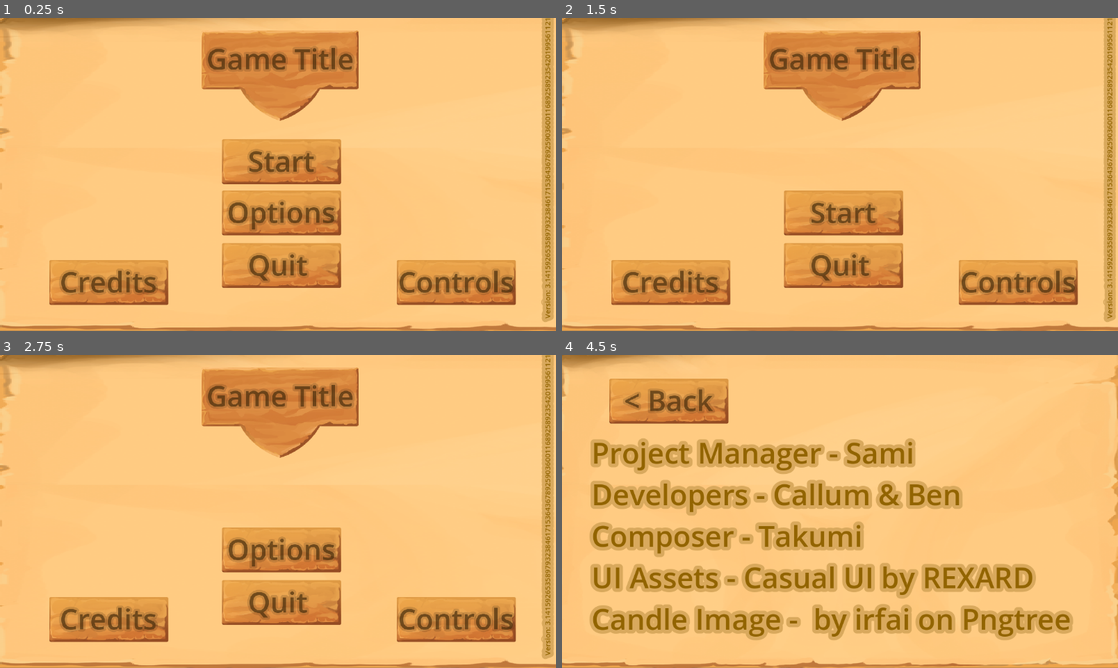
Above: before the commit, frames 1-4 (two rows, left to right).
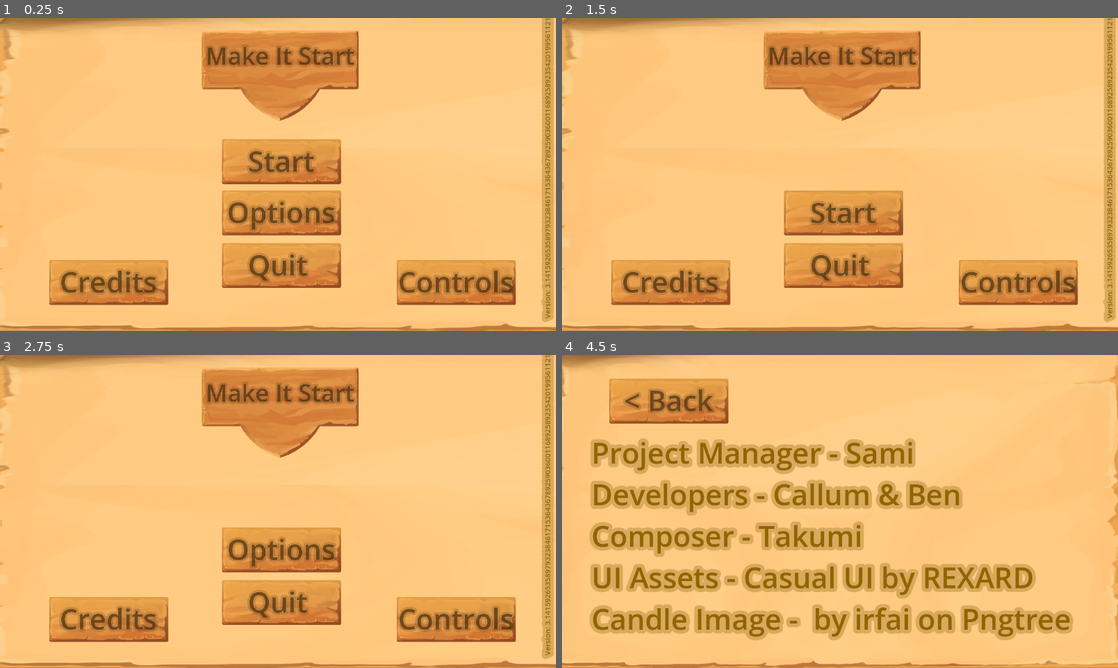
Above: after the commit, the same moments.

Repository: Benjamin-Fever/Global-Game-Jam-2024
Game: Godot game, scene res://start_menu.tscn
Same seed, same stepped clock (60 frames per second), same inputs: the game is played once before the commit and once after it.
Inputs:
- Up to frame 1 (0.25 s): no input
- Up to frame 2 (1.5 s): click "Start" at 0.5 s; click "Start" at 1.25 s
- Up to frame 3 (2.75 s): click "Start" at 2 s
- Up to frame 4 (4.5 s): click "Options" at 2.75 s; click "< Back" at 3.5 s; click "Credits" at 4.25 s

The runs differ from the first frame. In frame 1, 1.3% of the frame differs, in the area x 16-64%, y 8-87%; in frame 2, 1.3%; in frame 3, 1.3%; in frame 4, less than 0.1%.

Commit message:
Changed title to Make It Start

Diff:
--- a/start_menu.tscn
+++ b/start_menu.tscn
@@ -157,8 +157,8 @@
 theme_override_constants/shadow_offset_x = 0
 theme_override_constants/shadow_offset_y = 0
 theme_override_constants/shadow_outline_size = 26
-theme_override_font_sizes/font_size = 84
-text = "Game Title"
+theme_override_font_sizes/font_size = 71
+text = "Make It Start"
 
 [node name="Start Button" type="TextureButton" parent="."]
 top_level = true
